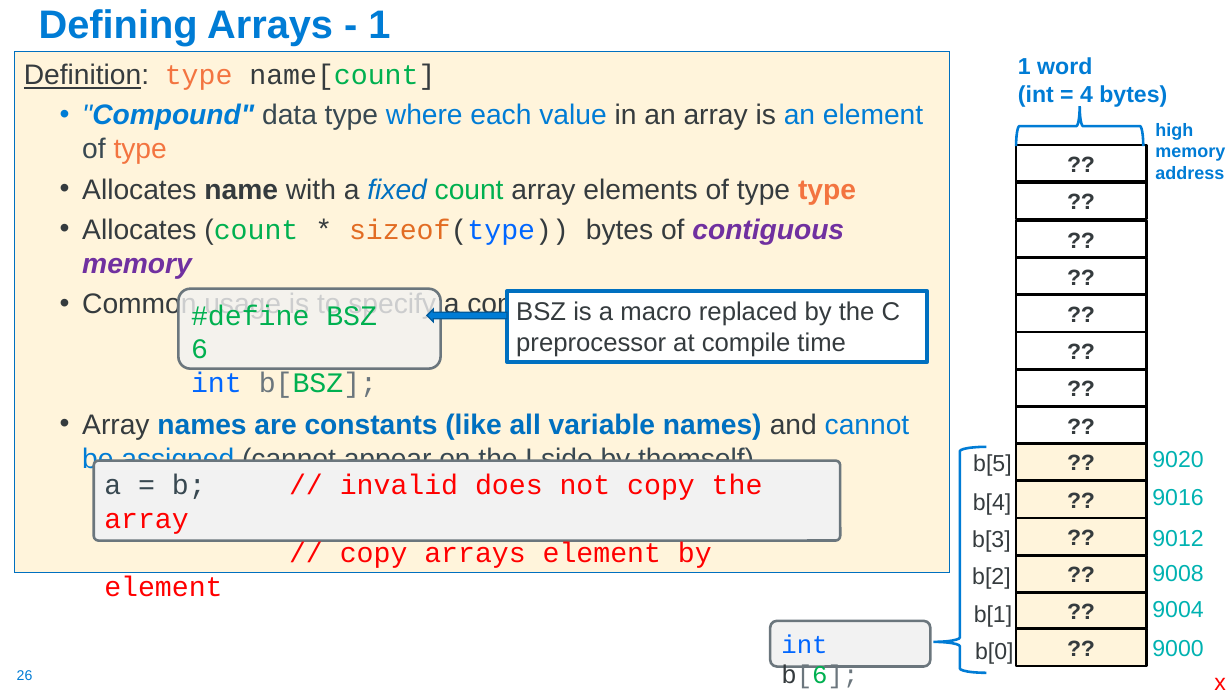
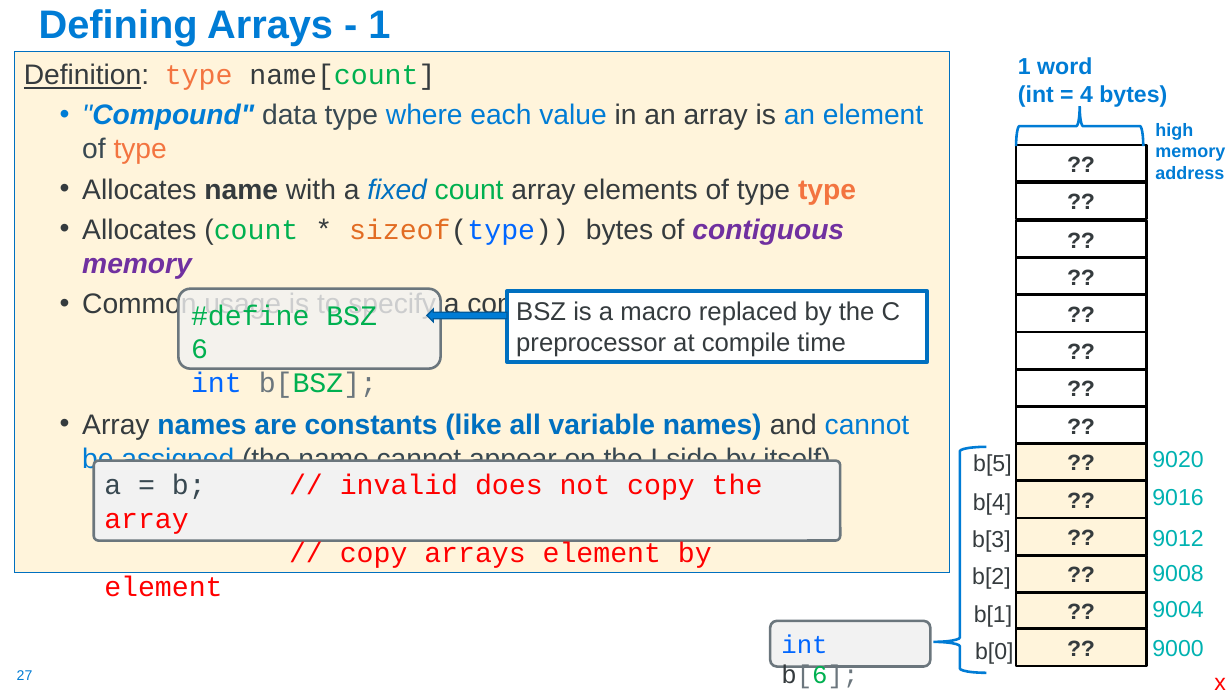
Before and after one commit to cse30-fa22/Muller_CSE30_Lecture_Slides, a slide deck: slide 27 of 03_C_Part2.pptx (slide 26 before the commit). Drawn at 1232x693 pixels with LibreOffice and Linux fonts; fonts in the diff are those of the drawing. Boxes give left, top, right and bottom in pixels: in the first picture for what was removed or moved away, otherwise in the second. Text is boxed around its words. In the diff, an @@ line names an element or a change of style, - is before the commit and + after.

```diff
--- a/03_C_Part2.pptx
+++ b/03_C_Part2.pptx
@@ text at (82, 413, 910, 474): text changed @@
-  • Array names are constants (like all variable names) and cannot be assigned (cannot appear on the Lside by themself)
+  • Array names are constants (like all variable names) and cannot be assigned (the name cannot appear on the Lside by itself)
@@ page number at (17, 670, 33, 680): text changed @@
-26
+27
```
Also in this commit, not shown: 16 other slides changed, 22 slides added, 3 slides removed, 1 other file.
